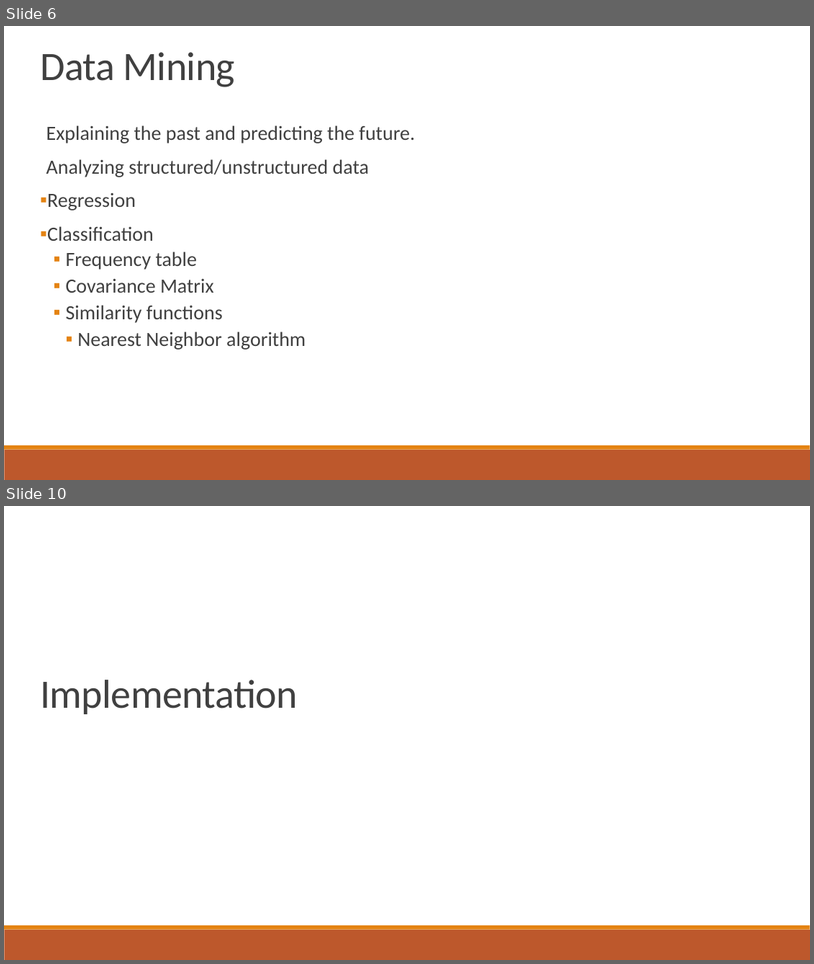
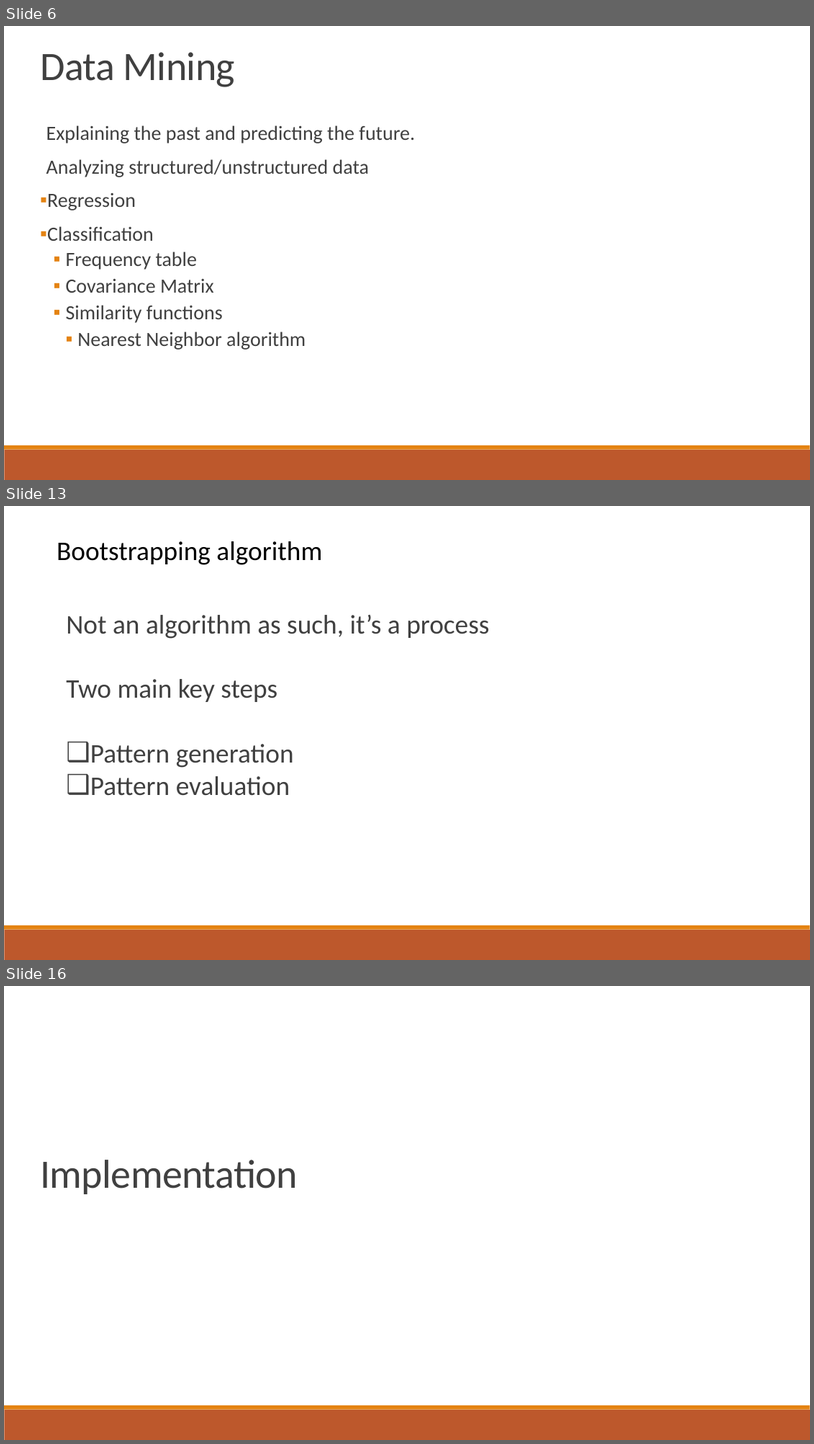
Before and after one commit to jalanreddy/GitHub, a slide deck: Presentation.pptx. Shown one above the other, each under a label of ours: slides 6 and 10 before the commit, slides 6, 13 and 16 after it; the slides between them are not shown. The pictures are 814x964 and 814x1444 pixels, drawn with LibreOffice and Linux fonts; fonts in the diff are those of the drawing. Boxes give left, top, right and bottom in pixels: in the first picture for what was removed or moved away, otherwise in the second. Text is boxed around its words. In the diff, an @@ line names an element or a change of style, - is before the commit and + after.

```diff
--- a/Presentation.pptx
+++ b/Presentation.pptx
@@ slide 13 added at <box>4,506,810,960</box>, background #FFFFFF; not listed: 2 template elements that a slide beside it also shows @@
@@ text added at <box>57,541,322,565</box>, 32 pt, text #000000 @@
+Bootstrapping algorithm
@@ text added at <box>66,615,489,795</box>, 32 pt, text #404040 @@
+Not an algorithm as such, it’s a process
+Two main key steps
+❑ Pattern generation
+❑ Pattern evaluation
@@ what was slide 10 is now slide 16 @@
```
Also in this commit, not shown: 6 slides changed, 31 other slides added, 2 other files.
